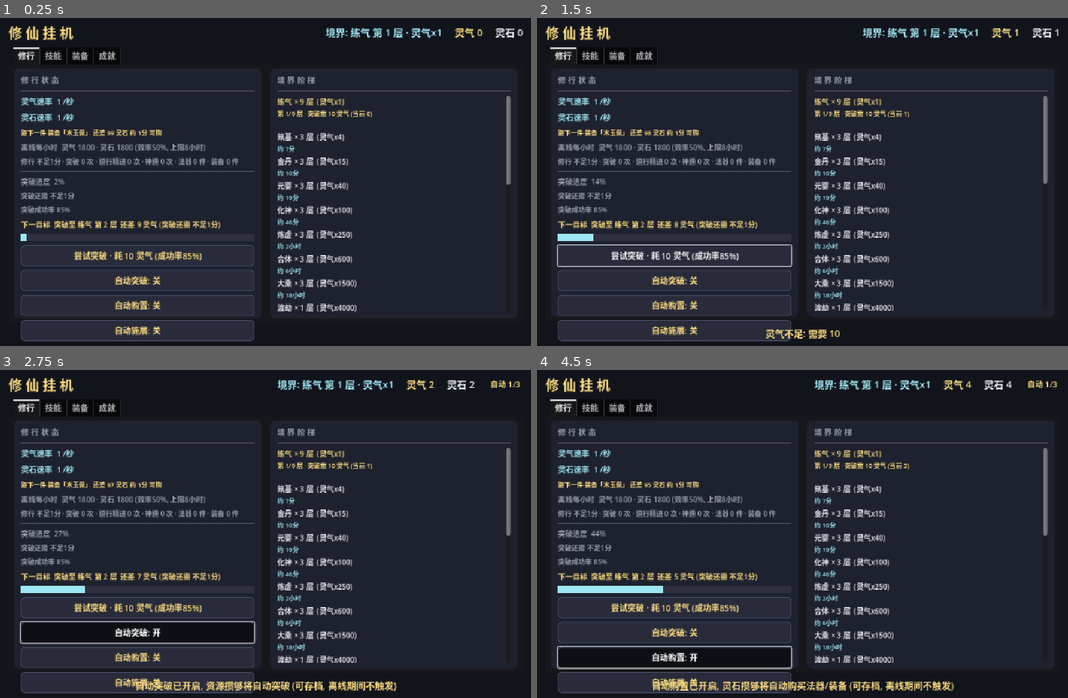
Above: before the commit, frames 1-4 (two rows, left to right).
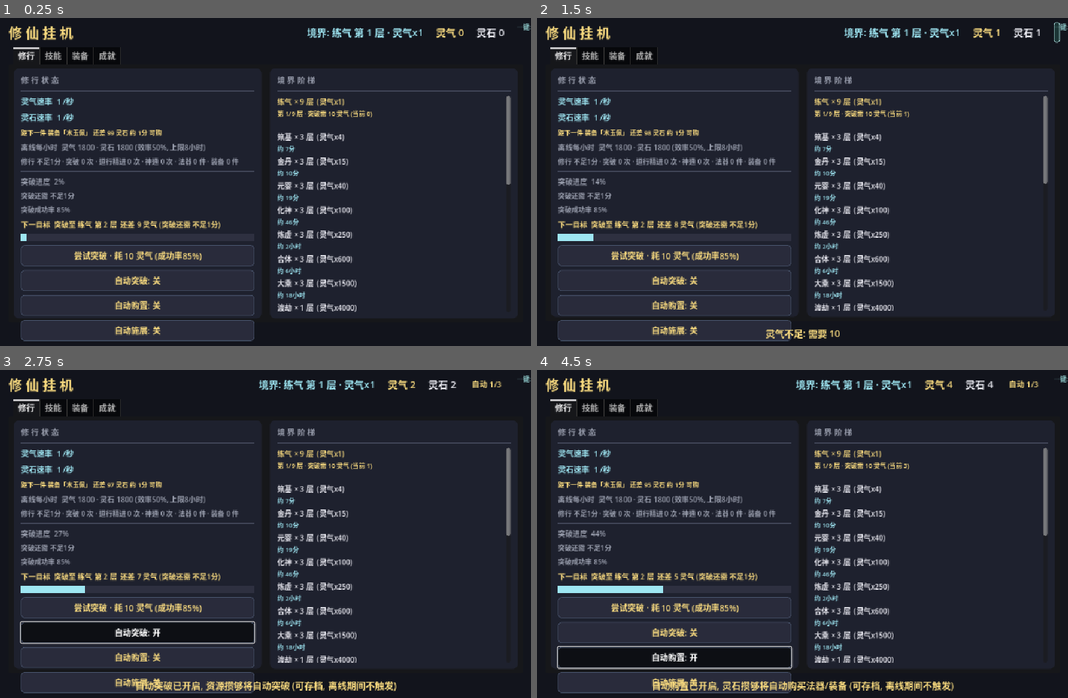
Above: after the commit, the same moments.

Repository: playerss/xiuxian-idle-godot
Game: Godot game, scene res://scenes/main.tscn
Same seed, same stepped clock (60 frames per second), same inputs: the game is played once before the commit and once after it.
Inputs (mouse positions are in pixels of both pictures, inside the frame that each line leads up to):
- Up to frame 1 (0.25 s): no input
- Up to frame 2 (1.5 s): click "尝试突破 · 耗 10 灵气 (成功率85%)" at 0.5 s; click (1057, 31) at 1.27 s
- Up to frame 3 (2.75 s): click "自动突破: 关" at 2 s
- Up to frame 4 (4.5 s): click "自动 1/3" at 2.75 s; click "自动突破: 开" at 3.5 s; click "自动购置: 关" at 4.25 s

The runs differ from the first frame. In frame 1, 0.8% of the frame differs, in the area x 57-100%, y 1-7%; in frame 2, 1.6%, in the area x 3-100%, y 1-76%; in frame 3, 1.0%; in frame 4, 1.0%.

Commit message:
feat(打磨-75): 一键系列 顶栏 状态汇总徽标 — 一键系列 按钮 分散 在 各页 筛选行尾, 挂机 时 想 批量操作 要 先 切 对应页; 顶栏 自动 徽标 右侧 加 青色 圆角 徽标 '一键:' + 6 段 热区 (领悟/神通/施展/法器/装备/最佳, 各段 可执行数 与 各页 一键 按钮 计数 完全 同口径 — 领悟/神通 复用 技能页 当前 类别/品质 筛选 [打磨-27 口径统一], 施展=就绪主动神通数, 法器/装备=灵石单件买得起未拥有件数, 最佳=可改进槽位数; >0 金色带计数/=0 灰色仅名称), 段 点击: 领悟/神通→技能页+重置 类别/品质 筛选, 法器→修行页·法器区金边高亮 1.2s, 装备/最佳→装备页+重置 部位/品质 筛选 (复用 打磨-44 直达 模式), 施展→直接 执行 一键施展 (复用 _on_active_all 口径, 不切页); 状态键 变化才刷, 纯 展示+导航/执行 无 额外 存档 副作用. GameData.equip_affordable_count() (装备 单件 买得起 数 抽 接口, 与 main.gd 按钮计数 同口径) + onekey_summary_vals(cat,tier)/onekey_summary_key(cat,tier) 只读 六项 接口; main.gd _onekey_badge 顶栏子节点 (6 段 flat Button 手型+悬停 青边) + _apply_onekey_summary 键节流 + _on_onekey_jump 6 段 处理器. selftest +13 项 = 877 项 (基准 键 51|14|0|2|60|0/tier0 20|6/学6神通 施展6/灵石0 法器装备最佳0/拥有5件未穿 最佳5/equip_best 后 最佳0/只读 无副作用/收尾 全新基准 11|6|0|0|0|0), ui_test +70 项 = 1630 项 (6 段 节点/手型/tooltip 口径/基准 计数+金灰着色/同态 节流 无副作用/筛选 叠加 tier0/学6神通 施展段 变金/施展段 点击 直接 执行 (爆发=速率x秒数 精确+skill_use+6+浮动 文案+不切页+冷却后 回灰)/5 段 直达 (切页+重置筛选+底部消息+法器区金边 自动恢复+无 学习/购买 副作用)/全新基准 4 段 灰 仅名称); stress 613 + 主场景冒烟 0 报错回归全过; 顺带 4 张 Steam 商店截图 Xvfb 重跑更新当前版 UI (顶栏新增 一键 汇总徽标), PROJECT_PLAN 勾选 打磨-75 新增 打磨-76 候选, README 补 877/1630 项

Diff:
--- a/scripts/game_data.gd
+++ b/scripts/game_data.gd
@@ -1293,6 +1293,34 @@
 			n += 1
 			burst += primary_res_value() - before
 	return {"count": n, "burst": burst}
+
+# ---------- 打磨-75: 一键系列 顶栏 状态汇总 (六项 可执行数 一览, 与 各页 一键 按钮 计数 同口径) ----------
+# 只读: 六项 = [一键领悟, 一键神通, 一键施展, 法器一键购买, 装备一键购买, 一键最佳] 的 可执行数。
+# 口径 完全 复用 各页 按钮 计数 (领悟/神通 受 当前 技能页 类别/品质 筛选 叠加 — cat/tier 参数
+# 由 UI 传入; 施展=就绪主动神通数; 法器/装备=灵石 单件 买得起 的 未拥有件 数 (连买以预算耗尽为准);
+# 最佳=可改进 槽位数)。供 顶栏 汇总徽标 展示 与 段 着色 (0=灰), 无 状态/存档/统计 副作用。
+
+# 当前灵石 单件 买得起 的 未拥有装备 数 (口径 = main.gd 装备页 一键购买 按钮计数: 逐件 灵石>=价)
+func equip_affordable_count() -> int:
+	var n := 0
+	for eid in equip_ids:
+		var e: Dictionary = equip_by_id.get(str(eid), {})
+		if e.is_empty():
+			continue
+		if not owned_eq.has(str(eid)) and stones >= float(e["cost"]):
+			n += 1
+	return n
+
+# 六项 可执行数 [领悟, 神通, 施展, 法器, 装备, 最佳] (只读; cat/tier = 当前 技能页 筛选,
+# "" = 全部类别 / -1 = 全部品质, 与 技能页 按钮 同口径)
+func onekey_summary_vals(cat: String = "", tier: int = -1) -> Array:
+	return [learn_available_count(cat, tier), active_learn_available_count(cat, tier),
+		active_ready_count(), item_affordable_count(), equip_affordable_count(), equip_best_pending()]
+
+# 汇总 状态键 (只读; 变化才刷 UI 文本/颜色) — cat/tier 同 onekey_summary_vals
+func onekey_summary_key(cat: String = "", tier: int = -1) -> String:
+	var v: Array = onekey_summary_vals(cat, tier)
+	return "%d|%d|%d|%d|%d|%d" % [int(v[0]), int(v[1]), int(v[2]), int(v[3]), int(v[4]), int(v[5])]
 
 # ================= 打磨-10: 道行 (飞升后目标) =================
 
--- a/scripts/main.gd
+++ b/scripts/main.gd
@@ -83,6 +83,13 @@
 var _auto_restore_last_text := ""  # 打磨-72: 最近一次 自动 恢复 提示 文案 (自测断言用)
 var _auto_badge: Button            # 打磨-73/74: 顶栏 自动系列 状态徽标 ("自动 N/3", 任一开关开 显示 全关 隐藏; flat Button 可点击热区=切修行页+汇总行金边高亮)
 var _auto_badge_n := -1            # 打磨-73: 已刷过的 开启开关数 缓存 (-1=未应用, 首帧必刷; 变化才刷)
+# 打磨-75: 一键系列 顶栏 状态汇总 徽标 (六项 可执行数 一览 "一键 N·施N·法N·装N·神N·佳N";
+# 各段 flat Button 热区 点击 直达 对应页/执行 对应批量操作, 复用 打磨-44/71/74 直达模式)
+var _onekey_badge: Button          # 顶栏 一键系列 汇总徽标 (HBox: 前缀 Label + 6 段 flat Button)
+var _onekey_segs: Array = []       # 6 个段标签 (领悟/神通/施展/法器/装备/最佳; 可执行=金 0=灰)
+var _onekey_btns: Array = []       # 6 个段热区 flat Button (点击=直达对应页 或 直接执行 对应批量操作)
+var _onekey_sb_hover: StyleBoxFlat # 段热区 hover (淡底+金边 可点提示, 同 打磨-71 汇总段)
+var _onekey_key := ""              # 已刷过的 状态键 (onekey_summary_key, 变化才刷 文本/颜色)
 var _break_flash_seq := 0
 var _realm_tip := ""              # 境界标签 tooltip 缓存 (变化时才刷新)
 var _stone_tip := ""              # 打磨-49: 顶栏灵石行 tooltip 缓存 (变化才刷, 速率/缺口随挂机变化)
@@ -259,6 +266,73 @@
 	_auto_badge.pressed.connect(_on_auto_badge)
 	_auto_badge.visible = false
 	top.add_child(_auto_badge)
+	# 打磨-75: 顶栏 一键系列 状态汇总 徽标 (六项 可执行数 一览; 各段 可点击 热区:
+	# 领悟/神通/法器/装备/最佳 = 直达对应页 并重置 筛选 (口径 同 打磨-44 收集直达),
+	# 施展 = 直接 执行 一键施展 (核心批量 点击 反馈, 与 各页 一键 按钮 完全 同口径);
+	# 可执行 0 的 段 灰显 (点击 仍 可达/执行, 执行 0 变更 只走 底部消息); 纯展示+导航 无 副作用)
+	_onekey_badge = Button.new()
+	_onekey_badge.flat = true
+	_onekey_badge.toggle_mode = false
+	_onekey_badge.text = ""
+	_onekey_badge.add_theme_font_size_override("font_size", 15)
+	var ok_sb := StyleBoxFlat.new()
+	ok_sb.bg_color = Color(0.07, 0.13, 0.13)
+	ok_sb.set_border_width_all(1)
+	ok_sb.border_color = Color(0.5, 0.8, 0.8)
+	ok_sb.set_corner_radius_all(4)
+	ok_sb.content_margin_left = 6.0
+	ok_sb.content_margin_right = 6.0
+	ok_sb.content_margin_top = 2.0
+	ok_sb.content_margin_bottom = 2.0
+	_onekey_badge.add_theme_stylebox_override("normal", ok_sb)
+	var ok_sb_hover := ok_sb.duplicate() as StyleBoxFlat
+	ok_sb_hover.bg_color = Color(0.11, 0.21, 0.21)
+	ok_sb_hover.border_color = Color(0.75, 0.95, 0.95)
+	_onekey_badge.add_theme_stylebox_override("hover", ok_sb_hover)
+	_onekey_badge.add_theme_stylebox_override("pressed", ok_sb_hover)
+	_onekey_badge.add_theme_stylebox_override("focus", ok_sb_hover)
+	var ok_box := HBoxContainer.new()
+	ok_box.add_theme_constant_override("separation", 2)
+	_onekey_badge.add_child(ok_box)
+	ok_box.add_child(_label("一键:", 12, Color(0.6, 0.85, 0.85)))
+	_onekey_sb_hover = StyleBoxFlat.new()
+	_onekey_sb_hover.bg_color = Color(1, 1, 1, 0.06)
+	_onekey_sb_hover.border_color = Color(0.6, 0.9, 0.9)
+	_onekey_sb_hover.set_border_width_all(1)
+	_onekey_sb_hover.content_margin_left = 2
+	_onekey_sb_hover.content_margin_right = 2
+	var ok_names: Array = ["领悟", "神通", "施展", "法器", "装备", "最佳"]
+	var ok_handlers: Array = [_on_onekey_jump.bind("learn"), _on_onekey_jump.bind("active_learn"),
+		_on_onekey_jump.bind("cast"), _on_onekey_jump.bind("item"), _on_onekey_jump.bind("equip"),
+		_on_onekey_jump.bind("best")]
+	var ok_tips: Array = [
+		"一键领悟 — 批量学习 全部 未学+境界足够 的技能 (与技能页按钮 同口径, 受 类别/品质 筛选 叠加); 点击 直达 技能页 (重置 类别/品质 筛选)",
+		"一键神通 — 只学 筛选范围内 未学+境界足够 的 主动神通 (与技能页按钮 同口径); 点击 直达 技能页 (重置 类别/品质 筛选)",
+		"一键施展 — 一次释放 所有 已学+冷却完毕 的 主动神通 (与技能页按钮 同口径, 爆发=当前灵气速率 x 爆发秒数, 飞升后=道行); 点击 直接 执行 (无需切页)",
+		"一键购买 (法器) — 按 价格升序 连买 买得起 的 法器 (与修行页按钮 同口径); 点击 直达 修行页·法器区 (金边高亮)",
+		"一键购买 (装备) — 按 价格升序 连买 买得起 的 装备, 槽位空 自动穿戴 (与装备页按钮 同口径); 点击 直达 装备页 (重置 部位/品质 筛选)",
+		"一键最佳 — 各部位 换上 拥有的 主属性 最优 件 (与装备页按钮 同口径, 判定链 灵气+灵石 > 突破 > 离线); 点击 直达 装备页 (重置 部位/品质 筛选)",
+	]
+	for oi in ok_names.size():
+		var seg_l := _label("", 12, DIM)
+		var seg_btn := Button.new()
+		seg_btn.flat = true
+		seg_btn.toggle_mode = false
+		seg_btn.mouse_default_cursor_shape = Control.CURSOR_POINTING_HAND
+		var seg_sb_n := StyleBoxFlat.new()
+		seg_sb_n.bg_color = Color(0, 0, 0, 0)
+		seg_btn.add_theme_stylebox_override("normal", seg_sb_n)
+		seg_btn.add_theme_stylebox_override("hover", _onekey_sb_hover)
+		seg_btn.add_theme_stylebox_override("pressed", _onekey_sb_hover)
+		seg_btn.add_theme_stylebox_override("focus", _onekey_sb_hover)
+		seg_btn.tooltip_text = str(ok_tips[oi]) + "\n段计数 = 当前 可执行数 (0=灰显, 与 各页 一键 按钮 计数 口径一致)"
+		seg_btn.add_child(seg_l)
+		seg_btn.pressed.connect(ok_handlers[oi])
+		ok_box.add_child(seg_btn)
+		_onekey_segs.append(seg_l)
+		_onekey_btns.append(seg_btn)
+	_onekey_badge.tooltip_text = "一键系列 状态汇总 (可执行=金 / 0=灰, 与 各页 一键 按钮 计数 同口径): 领悟/神通=当前 类别·品质 筛选内 可学技能·可学神通数, 施展=就绪 主动神通 数, 法器/装备=当前灵石 单件买得起 的 未拥有件 数, 最佳=可改进 槽位数。\n各段可点击: 领悟/神通→技能页, 法器→修行页·法器区, 装备/最佳→装备页 (均重置对应筛选), 施展→直接 执行 一键施展。\n纯 导航/执行 操作, 不产生 额外 存档 副作用 (执行 各批量操作 自身 口径 不变)。"
+	top.add_child(_onekey_badge)
 
 	# Tab
 	_tab = TabContainer.new()
@@ -1365,6 +1439,15 @@
 			_auto_badge.visible = false
 			_auto_badge.text = ""
 			_auto_badge.tooltip_text = ""
+	# 打磨-75: 顶栏 一键系列 状态汇总 (6 段 可执行数, 与 各页 一键 按钮 计数 同口径 —
+	# 领悟/神通 段 复用 技能页 当前 类别/品质 筛选 (打磨-27 计数口径统一), 其余 全局 口径;
+	# 状态键 变化才刷 文本/颜色 — 领悟/神通 随 境界/筛选/已学, 施展 随 冷却/已学,
+	# 法器/装备 随 灵石/已拥有, 最佳 随 购买/穿戴/读档; 纯展示 无 存档/统计 副作用)
+	var tier_i75 := int(_tier_active) if _tier_active != "" else -1
+	var okk: String = g.onekey_summary_key(_filter_active, tier_i75)
+	if okk != _onekey_key:
+		_onekey_key = okk
+		_apply_onekey_summary(_filter_active, tier_i75)
 	# 打磨-32: 突破按钮"可突破"金边高亮 (资源攒够时引导点击, 状态变化才刷样式; 闪烁动画期间不干预)
 	var ready_now: bool = g.breakthrough_ready()
 	if ready_now != _break_ready:
@@ -2125,6 +2208,53 @@
 		seg_l.add_theme_color_override("font_color", GOLD if on[i] else DIM)
 
 
+# 打磨-75: 顶栏 一键系列 汇总 刷新 (状态键 变化时 调用; 6 段 = 领悟/神通/施展/法器/装备/最佳,
+# 各段 可执行数 与 对应页 一键 按钮 计数 完全 同口径 (领悟/神通 受 当前 技能页 筛选 叠加),
+# 可执行>0 金 / =0 灰; 纯展示 无 副作用)
+func _apply_onekey_summary(cat: String = "", tier: int = -1) -> void:
+	var g := GameData
+	var names: Array = ["领悟", "神通", "施展", "法器", "装备", "最佳"]
+	var vals: Array = g.onekey_summary_vals(cat, tier)
+	for i in names.size():
+		var seg_l: Label = _onekey_segs[i]
+		var n: int = int(vals[i])
+		seg_l.text = names[i] + (" %d" % n if n > 0 else "")
+		seg_l.add_theme_color_override("font_color", GOLD if n > 0 else DIM)
+
+
+# 打磨-75: 顶栏 一键 汇总 段 点击 — 直达 对应页 (并重置 对应 筛选, 口径 同 打磨-44 收集直达)
+# 或 直接 执行 对应 批量 操作 (施展 = 一键施展, 其余 5 段 纯导航 不执行, 避免 误点 花灵石/学技能);
+# 执行 复用 各页 现有 处理器 (_on_*), 不产生 额外 存档/统计 副作用 (批量操作 自身 口径 不变)
+func _on_onekey_jump(oseg: String) -> void:
+	match oseg:
+		"learn":
+			_tab.current_tab = 1
+			_on_filter("")
+			_on_tier_filter("")
+			_show_msg("直达 技能页·一键领悟 (全部类别 · 全部品质)")
+		"active_learn":
+			_tab.current_tab = 1
+			_on_filter("")
+			_on_tier_filter("")
+			_show_msg("直达 技能页·一键神通 (全部类别 · 全部品质)")
+		"cast":
+			_on_active_all()
+		"item":
+			_tab.current_tab = 0
+			_flash_items_panel()
+			_show_msg("直达 修行页·法器区·一键购买")
+		"equip":
+			_tab.current_tab = 2
+			_on_equip_filter("")
+			_on_equip_tier_filter("")
+			_show_msg("直达 装备页·一键购买 (全部部位 · 全部品质)")
+		"best":
+			_tab.current_tab = 2
+			_on_equip_filter("")
+			_on_equip_tier_filter("")
+			_show_msg("直达 装备页·一键最佳 (全部部位 · 全部品质)")
+
+
 func _on_buy(item_id: String) -> void:
 	_show_msg(GameData.try_buy_item(item_id))
 
--- a/scripts/selftest.gd
+++ b/scripts/selftest.gd
@@ -2960,6 +2960,90 @@
 	g.auto_buy = false
 	g.auto_cast = false
 	check(g.auto_on_count() == 0, "打磨-73 收尾 三关 计数 0")
+	# ---------- 打磨-75: 一键系列 顶栏 状态汇总 (六项 可执行数, 只读 无副作用) ----------
+	# 受控基准: 境界2 层1 / 灵石 5000 / 空 已学 已拥有 已穿戴 (数据 固定 种子, 期望值 按 数据 锚定)
+	g.realm_idx = 2
+	g.layer = 1
+	g.essence = 0.0
+	g.stones = 5000.0
+	g.learned.clear()
+	g.owned.clear()
+	g.owned_eq.clear()
+	g.equipped.clear()
+	g._active_cd.clear()
+	g.ascended = false
+	g.dao = 0.0
+	g.dao_level = 0
+	var k75_a: String = g.onekey_summary_key()
+	check(k75_a == "51|14|0|2|60|0", "打磨-75 基准 六项 键=领悟51 神通14 施展0 法器2 装备60 最佳0 (实际 %s)" % k75_a)
+	var v75_a: Array = g.onekey_summary_vals()
+	check(int(v75_a[0]) == 51 and int(v75_a[1]) == 14 and int(v75_a[2]) == 0
+			and int(v75_a[3]) == 2 and int(v75_a[4]) == 60 and int(v75_a[5]) == 0,
+			"打磨-75 基准 vals 六项 值 (实际 %s)" % str(v75_a))
+	# 品质 筛选 tier=0 (领悟/神通 叠加 口径 与 技能页 按钮 一致; 法器/装备/最佳 不受 技能 筛选 影响)
+	check(g.onekey_summary_key("", 0) == "20|6|0|2|60|0",
+			"打磨-75 品质 tier0 键 领悟20 神通6 (法器2 装备60 最佳0 不变) (实际 %s)" % g.onekey_summary_key("", 0))
+	# 学 6 个 可学 主动神通 (tier0) → 施展 就绪数=6 (冷却 0 全就绪), 领悟/神通 可学数 减少
+	var act_t0: Array = []
+	for sid in g.skill_ids:
+		var s: Dictionary = g.skill_by_id.get(str(sid), {})
+		if not s.is_empty() and str(s.get("type","")) == "active" and int(s["tier"]) == 0 and g.can_learn(str(sid)):
+			act_t0.append(str(sid))
+	check(act_t0.size() == 6, "打磨-75 受控 可学 主动神通(tier0)=6 (实际 %d)" % act_t0.size())
+	for sid in act_t0:
+		g.learned.append(str(sid))
+	check(g.onekey_summary_key() == "45|8|6|2|60|0",
+			"打磨-75 学6神通后 键 领悟45 神通8 施展6 (实际 %s)" % g.onekey_summary_key())
+	# 只读: 连读 恒定 无 资源/统计 副作用
+	var st75: Dictionary = g.stats.duplicate(true)
+	var stn75: float = g.stones
+	g.onekey_summary_vals()
+	g.onekey_summary_key()
+	check(g.onekey_summary_key() == "45|8|6|2|60|0" and g.stones == stn75 and g.stats == st75,
+			"打磨-75 只读 连读 恒定 无 资源/统计 副作用")
+	# equip_affordable_count 单独 口径 (灵石 单件 买得起 未拥有 装备 数)
+	check(g.equip_affordable_count() == 60, "打磨-75 装备 可买数=60 (灵石5000 单件) (实际 %d)" % g.equip_affordable_count())
+	# 灵石 归 0 → 法器/装备/最佳 全 0 (领悟/神通 不受 灵石 影响)
+	g.stones = 0.0
+	check(g.onekey_summary_key() == "45|8|6|0|0|0",
+			"打磨-75 灵石0 键 法器0 装备0 最佳0 (领悟45 神通8 施展6 不变) (实际 %s)" % g.onekey_summary_key())
+	g.stones = 10000.0
+	# 拥有 各部位 最便宜件 (5 件) 且 未 穿戴 → 最佳 可改进=5 (各部位 最佳>最便宜), 装备可买数 减 5=55
+	for slot in g.SLOTS:
+		var cheapest: Dictionary = {}
+		for eid in g.equip_ids:
+			var e: Dictionary = g.equip_by_id[eid]
+			if str(e["slot"]) != slot:
+				continue
+			if cheapest.is_empty() or float(e["cost"]) < float(cheapest["cost"]):
+				cheapest = e
+		g.owned_eq.append(str(cheapest["id"]))
+	check(g.owned_eq.size() == 5, "打磨-75 拥有 各部位 最便宜件=5 (实际 %d)" % g.owned_eq.size())
+	check(g.onekey_summary_key() == "45|8|6|3|55|5",
+			"打磨-75 拥有5件未穿 键 法器3 装备55 最佳5 (实际 %s)" % g.onekey_summary_key())
+	# 各部位 穿上 最佳 → 最佳 可改进=0 (幂等 已最佳)
+	var eb: Dictionary = g.equip_best()
+	check(g.onekey_summary_key() == "45|8|6|3|55|0",
+			"打磨-75 一键最佳 后 最佳=0 (键 %s)" % g.onekey_summary_key())
+	check(int(eb["count"]) >= 0, "打磨-75 equip_best 返回 count 字段 (实际 %s)" % str(eb))
+	# 收尾: 恢复 干净 基准 (防 污染 后续 段), 三开关 关
+	g.stones = 0.0
+	g.learned.clear()
+	g.owned.clear()
+	g.owned_eq.clear()
+	g.equipped.clear()
+	g.realm_idx = 0
+	g.layer = 1
+	g.essence = 0.0
+	g.ascended = false
+	g.dao = 0.0
+	g.dao_level = 0
+	g.auto_break = false
+	g.auto_buy = false
+	g.auto_cast = false
+	# 收尾 = 全新开荒基准 (练气第1层, 无 资源/已学/已拥有): 领悟/神通 = 凡品 可学数 (数据 固定),
+	# 施展/法器/装备/最佳 = 0 (无 就绪 主动 / 无 灵石 / 无 拥有件); 断言 与 真实 基准 恒等 (防 污染)
+	check(g.onekey_summary_key() == "11|6|0|0|0|0", "打磨-75 收尾 全新基准 键=11|6|0|0|0|0 (实际 %s)" % g.onekey_summary_key())
 	# ---------- 汇报 ----------
 	print("")
 	if _fail.is_empty():
--- a/scripts/ui_test.gd
+++ b/scripts/ui_test.gd
@@ -123,6 +123,7 @@
 	_assert_auto_restore()
 	await _assert_auto_badge()
 	await _assert_auto_badge_jump()
+	await _assert_onekey_badge()
 	_finish()
 
 
@@ -2565,4 +2566,185 @@
 		if rf != null:
 			rf.store_string("\n".join(_fail))
 			rf.close()
-		get_tree().quit(1)
+
+
+# 打磨-75: 顶栏 一键系列 状态汇总徽标 — 顶栏 青色 徽标 "一键:" + 6 段热区 (领悟/神通/施展/法器/装备/最佳,
+# 可执行>0 金色带计数 / =0 灰; 与 各页 一键 按钮 计数 同口径, 领悟/神通 受 技能页 筛选 叠加);
+# 段 点击 直达 对应页 (重置 筛选) 或 直接 执行 一键施展 (施展 段).
+# 断言 (手动驱动 确定性): 徽标节点 顶栏同父/6 段 flat Button+手型/tooltip 口径/受控基准 6 段 计数+着色/
+# 键 缓存/同态 节流 无副作用/筛选 叠加 (tier0)/学 6 神通 施展段 变金/施展段 点击 直接 执行
+# (爆发=速率x秒数 精确 匹配+统计+冷却后 段 回灰)/5 段 直达 (切页+重置筛选+底部消息 无副作用)/
+# 全 0 态 6 段 全灰/收尾 恢复
+func _assert_onekey_badge() -> void:
+	var g := GameData
+	# 徽标 节点: 顶栏 子节点 (与 自动 徽标 同父), flat Button 容器
+	var badge: Button = ui._onekey_badge
+	check(badge != null, "打磨-75 顶栏 一键 汇总 徽标 节点 存在")
+	check(badge is Button and badge.flat == true, "打磨-75 徽标 flat Button (可点热区容器)")
+	check(badge.get_parent() == ui._auto_badge.get_parent(),
+			"打磨-75 徽标 挂在 顶栏 (与 自动 徽标 同父; 实际 %s)" % str(badge.get_parent()))
+	check(ui._onekey_segs.size() == 6 and ui._onekey_btns.size() == 6,
+			"打磨-75 6 段 标签/按钮 齐全 (实际 %d/%d)" % [ui._onekey_segs.size(), ui._onekey_btns.size()])
+	for i in 6:
+		var seg_btn: Button = ui._onekey_btns[i]
+		var seg_l: Label = ui._onekey_segs[i]
+		check(seg_btn is Button and seg_btn.flat == true and seg_btn.toggle_mode == false,
+				"打磨-75 段%d flat 非toggle 热区" % i)
+		check(seg_btn.mouse_default_cursor_shape == Control.CURSOR_POINTING_HAND,
+				"打磨-75 段%d 手型光标" % i)
+		check(seg_l.get_parent() == seg_btn, "打磨-75 段%d 标签 挂在 热区 下" % i)
+		check(str(seg_btn.tooltip_text).find("段计数 = 当前 可执行数") >= 0,
+				"打磨-75 段%d tooltip 含 段计数 口径 (实际 %s)" % [i, str(seg_btn.tooltip_text).left(40)])
+	check(str(badge.tooltip_text).find("一键系列 状态汇总") >= 0
+			and str(badge.tooltip_text).find("施展→直接 执行 一键施展") >= 0
+			and str(badge.tooltip_text).find("纯 导航/执行") >= 0,
+			"打磨-75 徽标 tooltip 含 汇总口径/施展执行/无副作用 说明")
+	# 受控基准: 境界2 层1 灵石 5000 全空 状态 (防 前序 测试 残留 污染)
+	g.realm_idx = 2
+	g.layer = 1
+	g.essence = 0.0
+	g.stones = 5000.0
+	g.dao = 0.0
+	g.dao_level = 0
+	g.ascended = false
+	g.learned.clear()
+	g.owned.clear()
+	g.owned_eq.clear()
+	g.equipped.clear()
+	g._active_cd.clear()
+	ui._on_filter("")
+	ui._on_tier_filter("")
+	ui._on_equip_filter("")
+	ui._on_equip_tier_filter("")
+	ui._refresh()
+	# 6 段 计数 与 着色 (基准 键 51|14|0|2|60|0, 期望值 与 selftest 同 数据 锚定;
+	# 段 0 可执行 时 文本=名称 (灰), >0 时 追加 " N" (金))
+	check(ui._onekey_key == "51|14|0|2|60|0", "打磨-75 基准 键=51|14|0|2|60|0 (实际 %s)" % ui._onekey_key)
+	var exp_txt: Array = ["领悟 51", "神通 14", "施展", "法器 2", "装备 60", "最佳"]
+	var exp_gold: Array = [true, true, false, true, true, false]
+	for i in 6:
+		var seg_l: Label = ui._onekey_segs[i]
+		check(str(seg_l.text) == str(exp_txt[i]),
+				"打磨-75 基准 段%d 文本=%s (实际 %s)" % [i, str(exp_txt[i]), str(seg_l.text)])
+		var col: Color = seg_l.get_theme_color("font_color")
+		check(col == ui.GOLD if exp_gold[i] else col == ui.DIM,
+				"打磨-75 基准 段%d 着色 %s (实际 %s)" % [i, "金" if exp_gold[i] else "灰", str(col)])
+	# 同态 节流: 再 _refresh 键不变 不重写 (文本 稳定 + 无 资源/统计 副作用)
+	var st75: Dictionary = g.stats.duplicate(true)
+	var stones75: float = g.stones
+	var txt75: String = str(ui._onekey_segs[0].text) + "|" + str(ui._onekey_segs[4].text)
+	ui._refresh()
+	check(ui._onekey_key == "51|14|0|2|60|0"
+			and str(ui._onekey_segs[0].text) + "|" + str(ui._onekey_segs[4].text) == txt75
+			and g.stones == stones75 and g.stats == st75,
+			"打磨-75 同态 节流 文本稳定 无 资源/统计 副作用")
+	# 筛选 叠加: 品质 tier0 → 领悟/神通 段 减, 法器/装备/最佳 不变 (口径 与 技能页 按钮 一致)
+	ui._on_tier_filter("0")
+	ui._refresh()
+	check(ui._onekey_key == "20|6|0|2|60|0", "打磨-75 筛选 tier0 键=20|6|0|2|60|0 (实际 %s)" % ui._onekey_key)
+	check(str(ui._onekey_segs[0].text) == "领悟 20" and str(ui._onekey_segs[1].text) == "神通 6",
+			"打磨-75 tier0 领悟 20 神通 6 (实际 %s / %s)" % [str(ui._onekey_segs[0].text), str(ui._onekey_segs[1].text)])
+	check(str(ui._onekey_segs[3].text) == "法器 2" and str(ui._onekey_segs[4].text) == "装备 60",
+			"打磨-75 tier0 法器/装备 段 不受 技能 筛选 影响")
+	ui._on_tier_filter("")
+	ui._refresh()
+	# 学 6 个 可学 主动神通 (tier0) → 施展 段 变金 "施展 6"
+	var act_t0: Array = []
+	for sid in g.skill_ids:
+		var s: Dictionary = g.skill_by_id.get(str(sid), {})
+		if not s.is_empty() and str(s.get("type","")) == "active" and int(s["tier"]) == 0 and g.can_learn(str(sid)):
+			act_t0.append(str(sid))
+	check(act_t0.size() == 6, "打磨-75 受控 可学 主动神通(tier0)=6 (实际 %d)" % act_t0.size())
+	for sid in act_t0:
+		g.learned.append(str(sid))
+	ui._refresh()
+	check(ui._onekey_key == "45|8|6|2|60|0", "打磨-75 学6神通 键=45|8|6|2|60|0 (实际 %s)" % ui._onekey_key)
+	check(str(ui._onekey_segs[2].text) == "施展 6" and ui._onekey_segs[2].get_theme_color("font_color") == ui.GOLD,
+			"打磨-75 施展 段 就绪 6 金色 (实际 %s)" % str(ui._onekey_segs[2].text))
+	# 施展 段 点击 = 直接 执行 一键施展 (不切页; 爆发=速率x秒数 精确; 冷却后 段 回灰)
+	var qi_rate: float = g.qi_per_sec()
+	var exp_burst := 0.0
+	for sid in act_t0:
+		exp_burst += float(g.skill_by_id[str(sid)]["value"]) * qi_rate
+	var ess_before: float = g.essence
+	var use_before: float = float(g.stats.get("skill_use", 0.0))
+	var fcnt_before: int = ui._onekey_float_count
+	var tab_before: int = ui._tab.current_tab
+	ui._on_onekey_jump("cast")
+	check(g.essence == ess_before + exp_burst, "打磨-75 施展执行 爆发=%s (实际 +%s)" % [str(exp_burst), str(g.essence - ess_before)])
+	check(float(g.stats.get("skill_use", 0.0)) == use_before + 6.0, "打磨-75 施展执行 skill_use+6")
+	check(ui._onekey_float_count == fcnt_before + 1 and str(ui._onekey_last_text).find("一键施展 6 个神通 (爆发+") >= 0,
+			"打磨-75 施展执行 浮动 文案含 数量+爆发 (实际 %s)" % str(ui._onekey_last_text))
+	check(ui._tab.current_tab == tab_before, "打磨-75 施展执行 不切页 (实际 %d)" % ui._tab.current_tab)
+	ui._refresh()
+	check(str(ui._onekey_segs[2].text) == "施展" and ui._onekey_segs[2].get_theme_color("font_color") == ui.DIM,
+			"打磨-75 施展后 全冷却 施展 段 回灰 无计数 (实际 %s)" % str(ui._onekey_segs[2].text))
+	check(str(ui._onekey_segs[1].text) == "神通 8", "打磨-75 施展执行 不改变 神通 可学数")
+	# 5 段 直达: 切页 + 重置 筛选 + 底部 消息; 不执行 学习/购买 (只 施展 段 执行)
+	var snap_ess: float = g.essence
+	var snap_st: float = g.stones
+	var snap_learn: int = g.learned.size()
+	var snap_own: int = g.owned_eq.size()
+	var snap_stats: Dictionary = g.stats.duplicate(true)
+	ui._on_onekey_jump("learn")
+	check(ui._tab.current_tab == 1 and ui._filter_active == "" and ui._tier_active == ""
+			and str(ui._msg_label.text).find("直达 技能页·一键领悟") >= 0,
+			"打磨-75 领悟段 点击 → 技能页+重置 筛选+底部消息 (tab=%d %s)" % [ui._tab.current_tab, str(ui._msg_label.text)])
+	check(g.learned.size() == snap_learn, "打磨-75 领悟段 直达 不 执行 学习")
+	ui._on_onekey_jump("active_learn")
+	check(ui._tab.current_tab == 1 and str(ui._msg_label.text).find("一键神通") >= 0,
+			"打磨-75 神通段 点击 → 技能页 一键神通 消息")
+	ui._on_onekey_jump("item")
+	check(ui._tab.current_tab == 0 and str(ui._msg_label.text).find("法器区") >= 0,
+			"打磨-75 法器段 点击 → 修行页·法器区")
+	var ip_sb: StyleBoxFlat = ui._items_panel.get_theme_stylebox("panel")
+	check(ip_sb != null and ip_sb.border_width_left == 2 and ip_sb.border_color == ui.GOLD,
+			"打磨-75 法器段 点击 → 法器区 金边高亮 (边框宽=2 金)")
+	ui._on_onekey_jump("equip")
+	check(ui._tab.current_tab == 2 and ui._equip_filter_active == "" and ui._equip_tier_active == ""
+			and str(ui._msg_label.text).find("直达 装备页·一键购买") >= 0,
+			"打磨-75 装备段 点击 → 装备页+重置 部位/品质 筛选")
+	ui._on_onekey_jump("best")
+	check(ui._tab.current_tab == 2 and str(ui._msg_label.text).find("一键最佳") >= 0,
+			"打磨-75 最佳段 点击 → 装备页 一键最佳 消息")
+	check(g.essence == snap_ess and g.stones == snap_st and g.learned.size() == snap_learn
+			and g.owned_eq.size() == snap_own and g.stats == snap_stats,
+			"打磨-75 5 段 直达 均 不 执行 批量操作 (无 资源/学习/购买 副作用)")
+	# 等待 法器区 高亮 1.2s 自动恢复 (重入 口径 与 打磨-44 一致, 防 污染 收尾)
+	await get_tree().create_timer(1.4).timeout
+	var ip_rest: StyleBoxFlat = ui._items_panel.get_theme_stylebox("panel")
+	check(ip_rest != null and ip_rest.border_width_left == 0, "打磨-75 法器区 高亮 1.2s 后 自动恢复 (边框宽=0)")
+	# 全新 开荒 基准: 清空 状态 + 灵石 0 + 境界归 练气1层 → 施展/法器/装备/最佳 全 0 灰,
+	# 领悟/神通 = 凡品 可学数 11/6 (与 各页 按钮 同口径; 防 前序 测试 残留 污染)
+	g.stones = 0.0
+	g.realm_idx = 0
+	g.layer = 1
+	g.learned.clear()
+	g.owned.clear()
+	g.owned_eq.clear()
+	g.equipped.clear()
+	g._active_cd.clear()
+	ui._refresh()
+	check(ui._onekey_key == "11|6|0|0|0|0", "打磨-75 全新基准 键=11|6|0|0|0|0 (实际 %s)" % ui._onekey_key)
+	var exp0_names: Array = ["施展", "法器", "装备", "最佳"]
+	for i in [2, 3, 4, 5]:
+		var seg_l: Label = ui._onekey_segs[i]
+		check(str(seg_l.text) == exp0_names[i - 2] and seg_l.get_theme_color("font_color") == ui.DIM,
+				"打磨-75 全新基准 段%d 灰 仅名称 无计数 (实际 %s)" % [i, str(seg_l.text)])
+	check(str(ui._onekey_segs[0].text) == "领悟 11" and str(ui._onekey_segs[1].text) == "神通 6",
+			"打磨-75 全新基准 领悟11 神通6 金色 (实际 %s / %s)" % [str(ui._onekey_segs[0].text), str(ui._onekey_segs[1].text)])
+	# 收尾: 恢复 干净 基准 (防 污染 后续 测试)
+	g.stones = 0.0
+	g.essence = 0.0
+	g.realm_idx = 0
+	g.layer = 1
+	g.dao = 0.0
+	g.dao_level = 0
+	g.ascended = false
+	g.learned.clear()
+	g.owned.clear()
+	g.owned_eq.clear()
+	g.equipped.clear()
+	g._active_cd.clear()
+	ui._refresh()
+	await get_tree().process_frame
Binary file changed: store/shots/01_training.png
Binary file changed: store/shots/02_skills.png
Binary file changed: store/shots/03_equipment.png
Binary file changed: store/shots/04_achievements.png
Not shown, changed: PROJECT_PLAN.md
